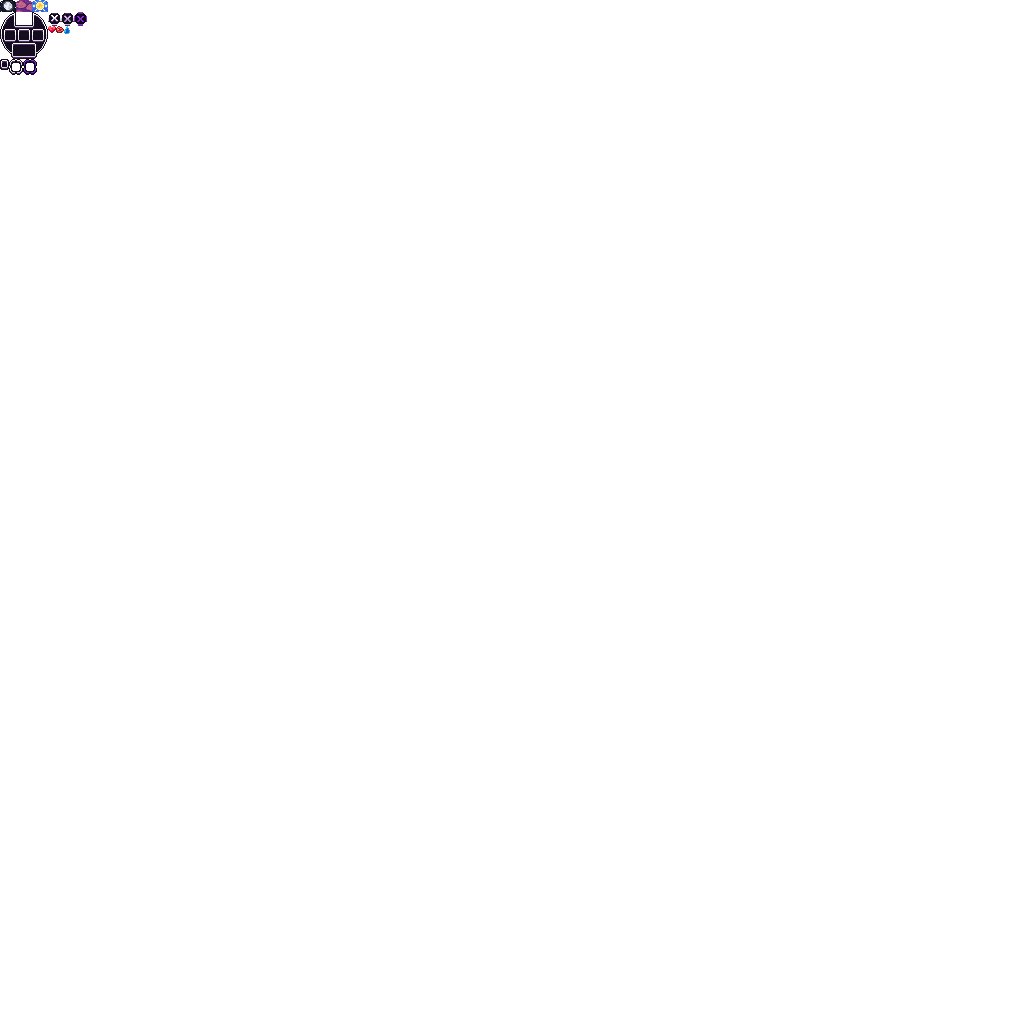
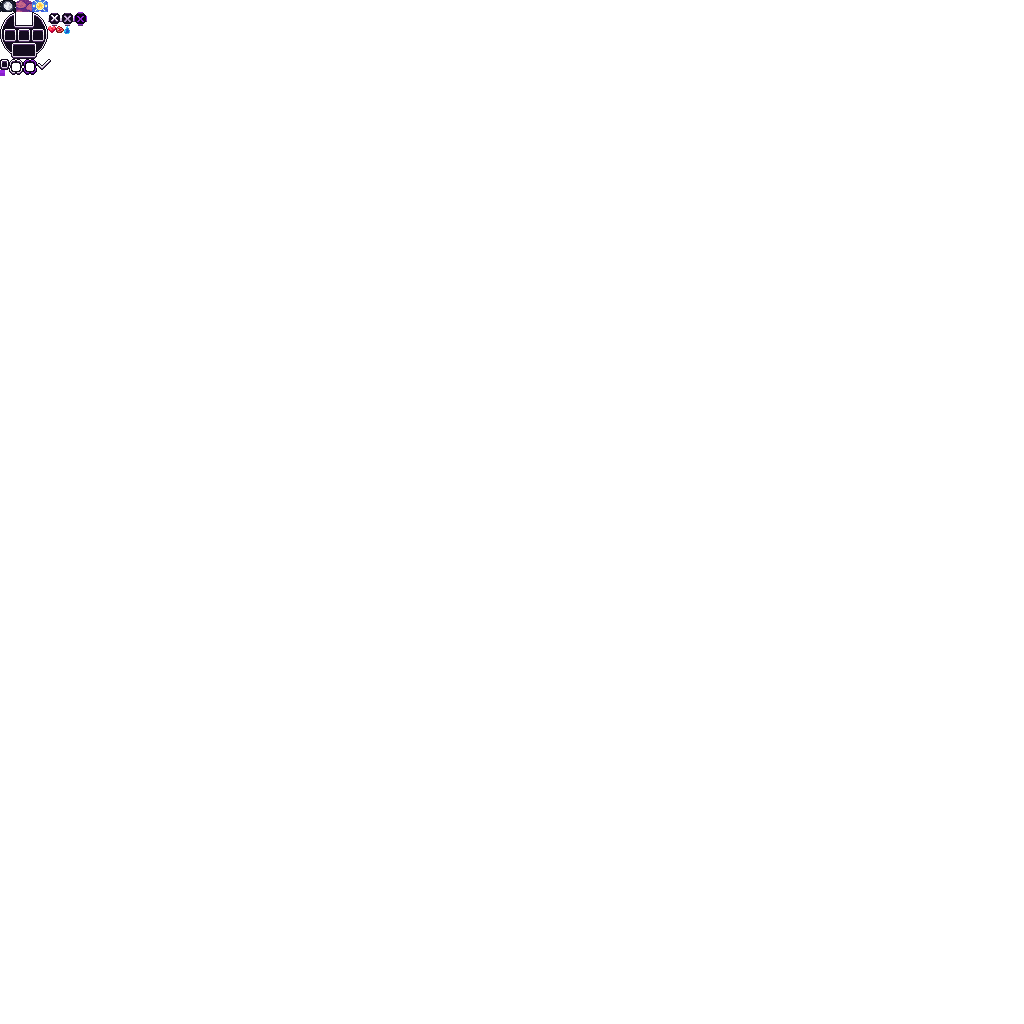
Revision of a layered 1024×1024 image; what changed, layer by layer:
added layer "Layer 7" above "progress_bar_fill" over (37, 59, 51, 70)
added layer "progress_bar_fill" above "selector_active" over (0, 70, 5, 76)
